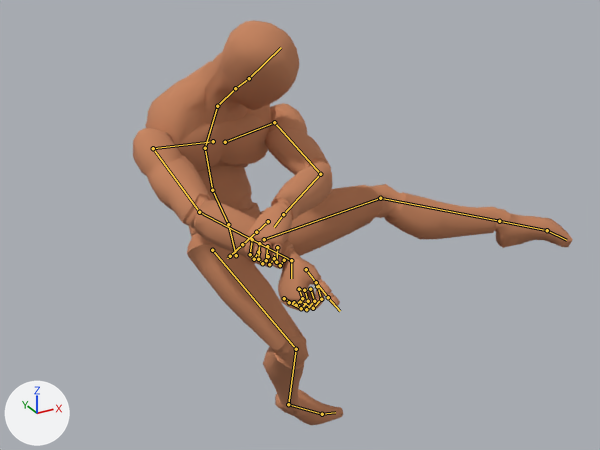
One commit to the Blender file rigs/human/animation-human-sword-attack-air.blend: the scene before it, then after it.
One viewpoint serves both versions: a 50 mm lens placed at (-0.999, -2.362, 1.789), pointed at (0.21, -0.163, 0.689). Lighting does not change. The marker at lower left points along +X, +Y and +Z. The first picture is the older version. Both versions are drawn at frame 10 of the action 'Sword_Attack_Air'; the numbers are the values there. The bones that change, and the others that lie on the model, are drawn over the model as lines.

In view in the first picture: 'Mannequin.001'.
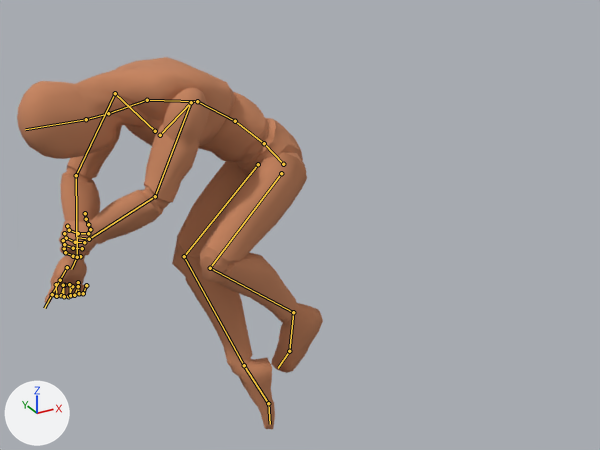
Commit message: small human animation update with running and sword air attack

The edits, one by one:
Bone 'DRV_root' (bone_drv_root) turns from (0, 0, -2) to (0, 0, -92) degrees about its own x, y and z.
Bone 'POLE_Leg_L' (bone_pole_leg_l) moves from (0.361, -0.171, -0.48) to (0.222, -0.071, -0.007).
Bone 'CTRL_ILLEG_L' (bone_ctrl_illeg_l) moves from (0.773, -0.437, 0.562) to (0.075, 0.138, 0.274).
Bone 'CTRL_ILLEG_L' (bone_ctrl_illeg_l) turns from (-12, -11, 68) to (61, 13, -12) degrees about its own x, y and z.
Bone 'DRV_toe_L' (bone_drv_toe_l) turns from (-37, 7, -11) to (0, 0, 0) degrees about its own x, y and z.
Bone 'CTRL_ILLEG_R' (bone_ctrl_illeg_r) moves from (0.24, -0.241, -0.077) to (0.24, -0.044, 0.105).
Bone 'CTRL_ILLEG_R' (bone_ctrl_illeg_r) turns from (82, -53, -16) to (90, -3, -15) degrees about its own x, y and z.
Bone 'DRV_toe_R' (bone_drv_toe_r) turns from (-43, 24, -13) to (0, 0, 0) degrees about its own x, y and z.
Bone 'CTRL_Arm_L' (bone_ctrl_arm_l) moves from (0.537, -0.606, -0.77) to (0.734, -0.511, -0.714).
Bone 'CTRL_Arm_L' (bone_ctrl_arm_l) turns from (145, -16, 27) to (155, 20, 52) degrees about its own x, y and z.
Bone 'CTRL_Arm_R' (bone_ctrl_arm_r) moves from (-0.638, -0.677, -0.694) to (-0.814, -0.543, -0.696).
Bone 'CTRL_Arm_R' (bone_ctrl_arm_r) turns from (45, -71, -17) to (45, -72, -22) degrees about its own x, y and z.
Bone 'CTRL_Hips' (bone_ctrl_hips) moves from (0.0, -0.179, -0.297) to (0.0, 0.182, -0.076).
Bone 'CTRL_Hips' (bone_ctrl_hips) turns from (-47, 0, 0) to (24, -8, 3) degrees about its own x, y and z.
Bone 'DRV_spine.001' (bone_drv_spine_001) turns from (5, 9, 12) to (14, 7, 13) degrees about its own x, y and z.
Bone 'DRV_spine_002' (bone_drv_spine_002) turns from (34, -4, -4) to (21, -2, -5) degrees about its own x, y and z.
Bone 'DRV_spine.003' (bone_drv_spine_003) turns from (49, -11, -19) to (36, -14, -18) degrees about its own x, y and z.
Bone 'DRV_neck' (bone_drv_neck) turns from (-15, 17, -13) to (-23, 16, -13) degrees about its own x, y and z.
Bone 'DRV_head' (bone_drv_head) turns from (33, 40, 13) to (20, 0, 5) degrees about its own x, y and z.
Bone 'DRV_shoulder_L' (bone_drv_shoulder_l) turns from (-7, -4, -10) to (-20, -7, 10) degrees about its own x, y and z.
Bone 'DRV_shoulder_R' (bone_drv_shoulder_r) turns from (2, 3, 57) to (12, 30, 22) degrees about its own x, y and z.

Changed parts and their boxes (x1, y1, x2, y2) in the pictures (600 x 450 px):
'Mannequin.001', posed (30% narrower, 8% shorter): before (133, 20, 573, 425); after (17, 57, 323, 429)
